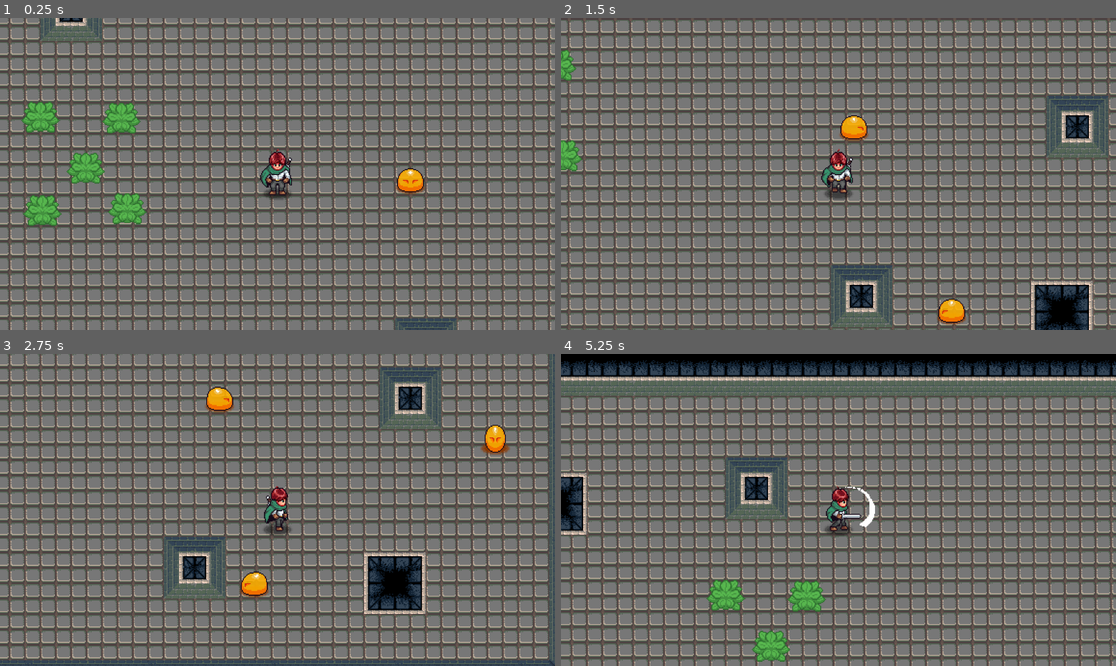
Above: before the commit, frames 1-4 (two rows, left to right).
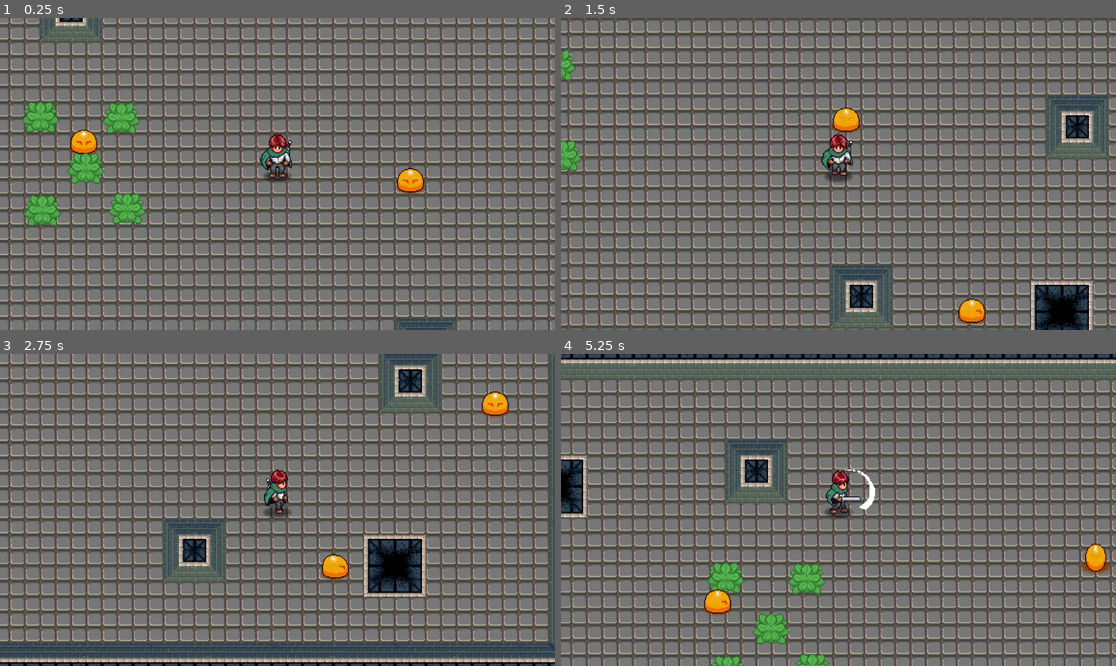
Above: after the commit, the same moments.

Repository: UltimaAngel/Video-Game-Project-1
Game: Godot game, scene res://game/scenes/game.tscn
The game is run twice, just before and just after one commit, with the same random seed, the same clock (stepped at 60 frames per second) and the same inputs.
Inputs (mouse positions are in pixels of both pictures, inside the frame that each line leads up to):
- Up to frame 1 (0.25 s): no input
- Up to frame 2 (1.5 s): move the mouse to (960, 158) at 0.52 s; press the mouse at (960, 158) at 0.53 s; hold D (right) 0.53-1.28 s; move the mouse to (727, 189) at 1.27 s; release the mouse at (727, 189) at 1.28 s; hold S (down) from 1.28 s (still down); tap I at 1.35 s
- Up to frame 3 (2.75 s): move the mouse to (333, 441) at 2.02 s; release S (down) at 2.03 s; press the mouse at (333, 441) at 2.03 s; hold D (right) from 2.03 s (still down)
- Up to frame 4 (5.25 s): move the mouse to (810, 572) at 2.77 s; release D (right) at 2.78 s; release the mouse at (810, 572) at 2.78 s; hold W (up) 2.78-3.53 s; tap I at 2.85, 4.35 s; move the mouse to (1005, 556) at 3.52 s; press the mouse at (1005, 556) at 3.53 s; hold A (left) 3.53-5.03 s; move the mouse to (672, 463) at 4.27 s; release the mouse at (672, 463) at 4.28 s; move the mouse to (866, 510) at 5.02 s; press the mouse at (866, 510) at 5.03 s; hold S (down) from 5.03 s (still down)

The runs differ from the first frame. In frame 1, 1.2% of the frame differs, in the area x 12-53%, y 35-59%; in frame 2, 1.9%; in frame 3, 45%; in frame 4, 46%, in the area x 0-100%, y 0-100%.

Commit message:
Fix Incorrect Draw Order
Make sure that y-sort is enabled for the parent of all of the slime
scenes, and that the player and slime sprites are just above the center
of the position of their scene root nodes.

Diff:
--- a/entities/enemies/slime/scenes/slime.tscn
+++ b/entities/enemies/slime/scenes/slime.tscn
@@ -14,6 +14,9 @@
 [ext_resource type="Texture2D" uid="uid://do15avt6sqajw" path="res://entities/assets/DestroySmoke.png" id="11_h77dj"]
 [ext_resource type="Script" uid="uid://bm84er77iesp0" path="res://entities/enemies/slime/scripts/enemy_state_stun.gd" id="11_jy1ul"]
 [ext_resource type="Script" uid="uid://8pe5nuwxntk1" path="res://entities/enemies/slime/scripts/enemy_state_destroy.gd" id="13_jy1ul"]
+
+[sub_resource type="CircleShape2D" id="CircleShape2D_jy1ul"]
+radius = 13.0
 
 [sub_resource type="CapsuleShape2D" id="CapsuleShape2D_umckf"]
 radius = 5.0
@@ -729,10 +732,11 @@
 state_machine = NodePath("EnemyStateMachine")
 
 [node name="HitBox" parent="." instance=ExtResource("3_v17ds")]
+position = Vector2(0, -5)
 
 [node name="CollisionShape2D" type="CollisionShape2D" parent="HitBox"]
-rotation = 1.5707964
-shape = SubResource("CapsuleShape2D_umckf")
+position = Vector2(0, -7)
+shape = SubResource("CircleShape2D_jy1ul")
 
 [node name="Sprite2D" type="Sprite2D" parent="."]
 position = Vector2(0, -19)
@@ -747,16 +751,19 @@
 texture = ExtResource("1_ncw7u")
 
 [node name="HurtBox" parent="." instance=ExtResource("2_jy1ul")]
+position = Vector2(0, -5)
 collision_mask = 1
 
 [node name="CollisionShape2D" type="CollisionShape2D" parent="HurtBox"]
-rotation = 1.5707964
-shape = SubResource("CapsuleShape2D_umckf")
+position = Vector2(0, -7)
+shape = SubResource("CircleShape2D_jy1ul")
 
 [node name="HealthComponent" parent="." instance=ExtResource("2_co1cg")]
-max_health = 5.0
+position = Vector2(0, -5)
+_max_health = 5.0
 
 [node name="CollisionShape2D" type="CollisionShape2D" parent="."]
+position = Vector2(0, -5)
 rotation = 1.5707964
 shape = SubResource("CapsuleShape2D_umckf")
 
@@ -788,6 +795,7 @@
 anim_name = "destroy"
 
 [node name="AudioStreamPlayer2D" type="AudioStreamPlayer2D" parent="."]
+position = Vector2(0, -5)
 max_polyphony = 4
 
 [node name="DestroyEffectSprite" type="Sprite2D" parent="."]
--- a/entities/player/scenes/player.tscn
+++ b/entities/player/scenes/player.tscn
@@ -445,6 +445,7 @@
 state_machine = NodePath("StateMachine")
 
 [node name="Sprite2D" type="Sprite2D" parent="."]
+position = Vector2(0, -18)
 texture = ExtResource("2_cvnsp")
 hframes = 16
 vframes = 3
@@ -467,10 +468,11 @@
 autoplay = "no_attack"
 
 [node name="HealthComponent" parent="." instance=ExtResource("3_41mm0")]
+position = Vector2(0, -18)
 
 [node name="CollisionShape2D" type="CollisionShape2D" parent="."]
 show_behind_parent = true
-position = Vector2(0, 20)
+position = Vector2(0, 2)
 shape = SubResource("CircleShape2D_ittr2")
 
 [node name="AnimationPlayer" type="AnimationPlayer" parent="."]
@@ -492,11 +494,13 @@
 attack_sound = ExtResource("11_ekl84")
 
 [node name="Audio" type="Node2D" parent="."]
+position = Vector2(0, -18)
 
 [node name="AudioStreamPlayer2D" type="AudioStreamPlayer2D" parent="Audio"]
 max_polyphony = 4
 
 [node name="HitBox" parent="." instance=ExtResource("11_vwfor")]
+position = Vector2(0, -18)
 collision_layer = 1
 
 [node name="CollisionShape2D" type="CollisionShape2D" parent="HitBox"]
@@ -504,6 +508,7 @@
 
 [node name="Interactions" type="Node2D" parent="."]
 unique_name_in_owner = true
+position = Vector2(0, -18)
 
 [node name="HurtBox" parent="Interactions" instance=ExtResource("11_oucfp")]
 position = Vector2(0, 16)
--- a/game/scenes/game.tscn
+++ b/game/scenes/game.tscn
@@ -32,7 +32,8 @@
 [node name="Plant5" parent="." instance=ExtResource("3_wowgv")]
 position = Vector2(338, 351)
 
-[node name="Enemies" type="Node" parent="."]
+[node name="Enemies" type="Node2D" parent="."]
+y_sort_enabled = true
 
 [node name="Slime" parent="Enemies" instance=ExtResource("3_ykdcs")]
 position = Vector2(1048, 330)
@@ -48,3 +49,6 @@
 
 [node name="Slime5" parent="Enemies" instance=ExtResource("3_ykdcs")]
 position = Vector2(72, 88)
+
+[node name="Slime6" parent="Enemies" instance=ExtResource("3_ykdcs")]
+position = Vector2(381, 288)
Not shown: 1 places in entities/enemies/slime/scenes/slime.tscn that only renumber resources
